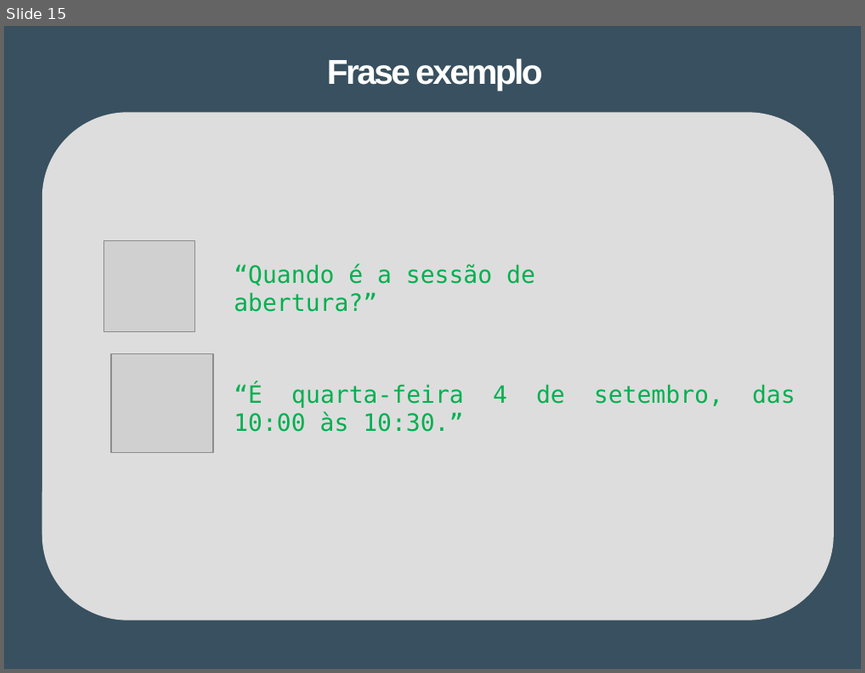
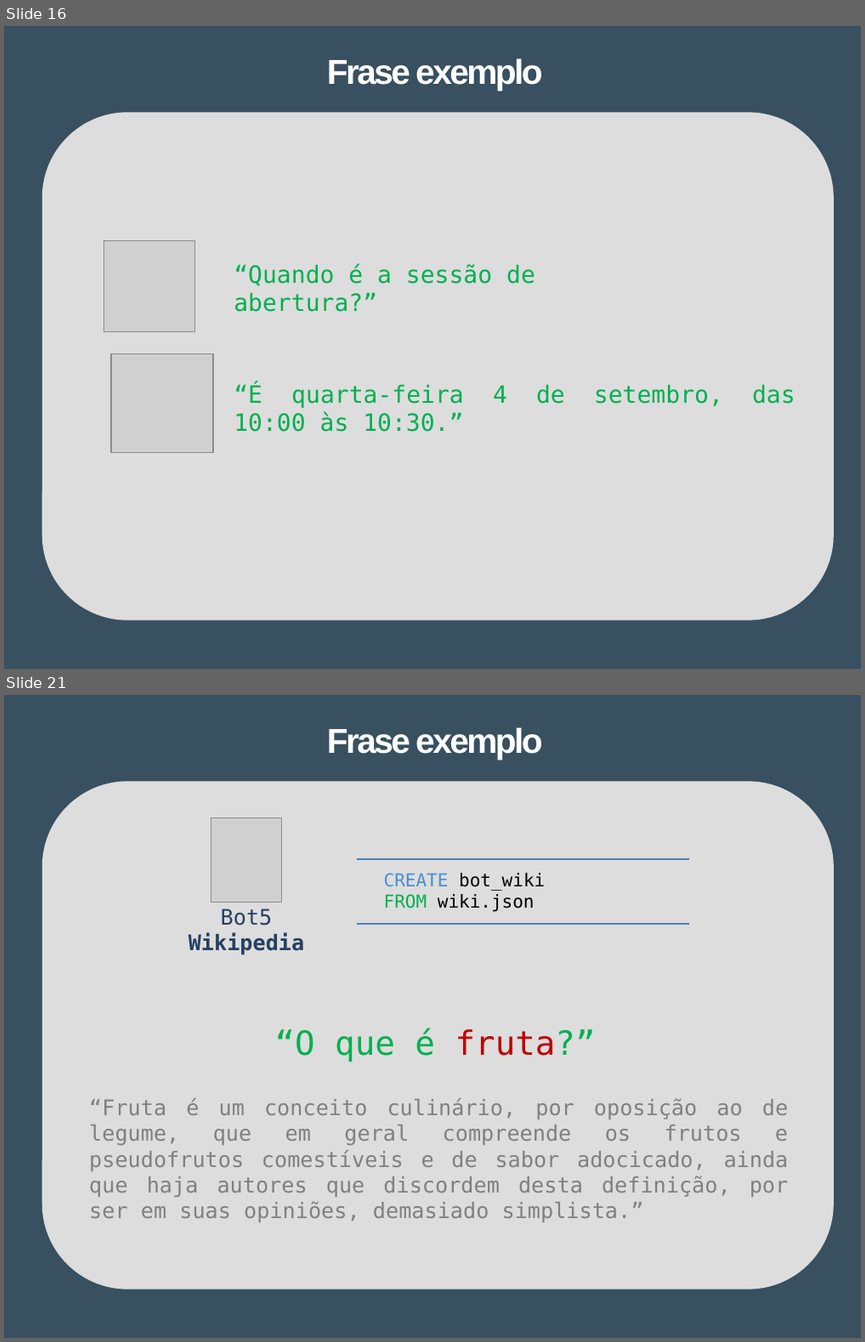
Before and after one commit to Tibblue/PLC, a slide deck: LEI/apresentações/checkpoint2/apresLEI_grupo47.pptx. Shown one above the other, each under a label of ours: slide 15 before the commit, slides 16 and 21 after it; the slides between them are not shown. The pictures are 865x673 and 865x1342 pixels, drawn with LibreOffice and Linux fonts; fonts in the diff are those of the drawing; grey boxes stand for pictures. Boxes give left, top, right and bottom in pixels: in the first picture for what was removed or moved away, otherwise in the second. Text is boxed around its words. In the diff, an @@ line names an element or a change of style, - is before the commit and + after.

```diff
--- a/LEI/apresentações/checkpoint2/apresLEI_grupo47.pptx
+++ b/LEI/apresentações/checkpoint2/apresLEI_grupo47.pptx
@@ slide 21 added at (4,695,861,1338), background #FFFFFF @@
@@ freeform shape added at (4,695,861,1338), fill #38505F @@
@@ title added at (327,727,542,759), 29 pt, text #FFFFFF, bold @@
+Frase exemplo
@@ rounded rectangle added at (43,783,833,1288), fill #DDDDDD, outline #DDDDDD 2 pt @@
@@ picture added at (211,817,282,902) @@
@@ line added from (357, 860) to (689, 860), #4B7EBC 1.5 pt @@
@@ text added at (384,873,545,912), 15 pt, text #000000 @@
+CREATE bot_wiki
+FROM wiki.json
@@ text added at (188,908,305,955), 18 pt, text #254061, bold @@
+Bot5
+Wikipedia
@@ line added from (357, 924) to (689, 924), #4B7EBC 1.5 pt @@
@@ text added at (275,1027,596,1062), 28 pt, text #00B050 @@
+“O que é fruta?”
@@ text added at (89,1098,789,1222), 18 pt, text #808080 @@
+“Fruta é um conceito culinário, por oposição ao de legume, que em geral compreende os frutos e pseudofrutos comestíveis e de sabor adocicado, ainda que haja autores que discordem desta definição, por ser em suas opiniões, demasiado simplista.”
@@ what was slide 15 is now slide 16 @@
```
Also in this commit, not shown: 3 slides changed, 5 other slides added, 1 slide removed.
